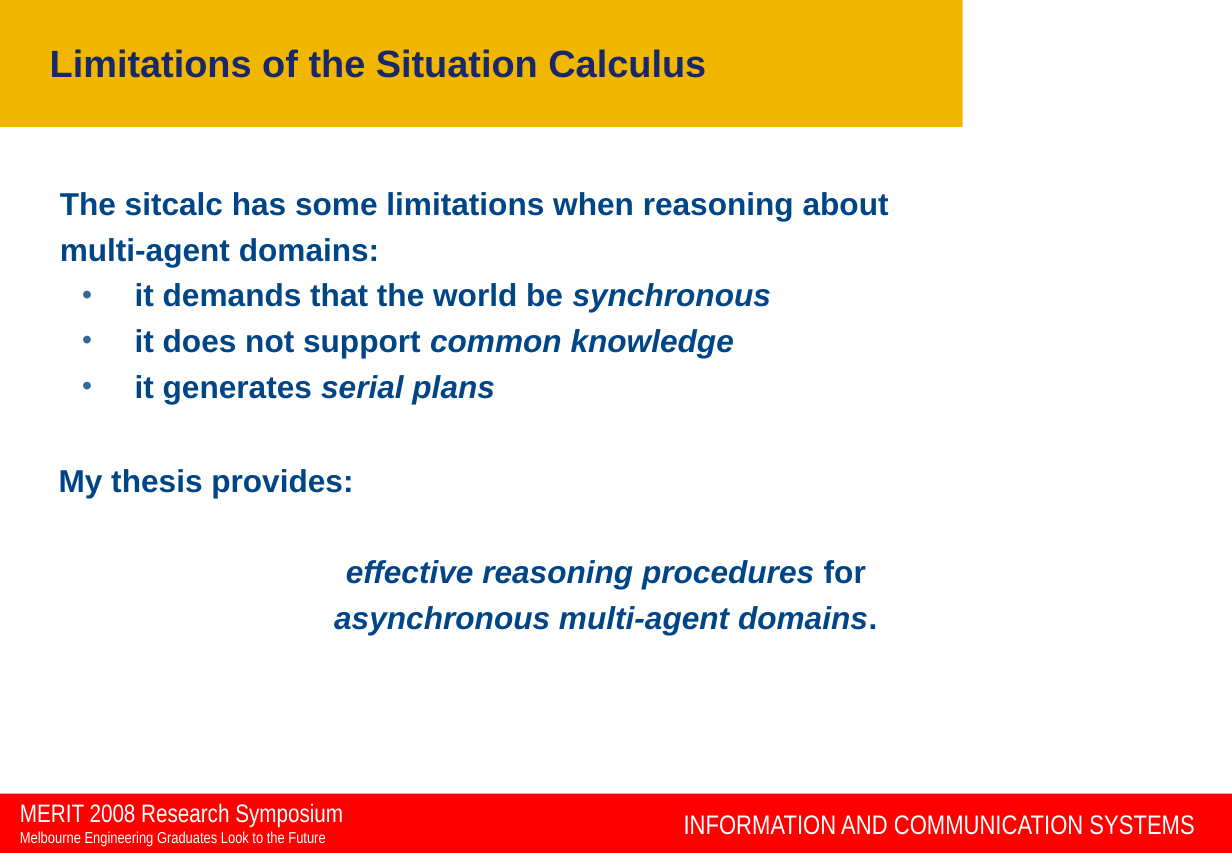
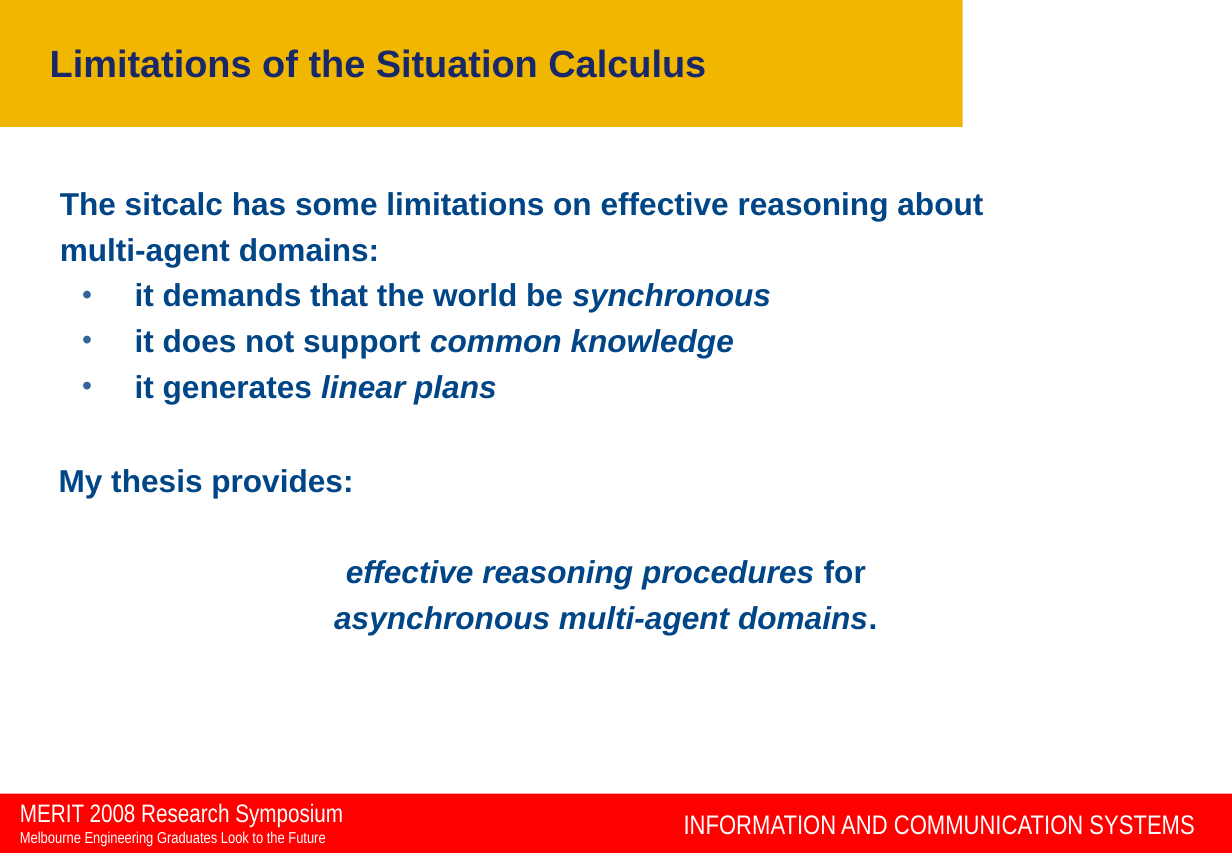
Before and after one commit to rfk/pgrad, a slide deck: slide 6 of talks/MERIT_08/MERIT_rfk.ppt. Drawn at 1232x853 pixels with LibreOffice and Linux fonts; fonts in the diff are those of the drawing; background and template pictures are left out. Boxes give left, top, right and bottom in pixels: in the first picture for what was removed or moved away, otherwise in the second. Text is boxed around its words. In the diff, an @@ line names an element or a change of style, - is before the commit and + after.

```diff
--- a/talks/MERIT_08/MERIT_rfk.ppt
+++ b/talks/MERIT_08/MERIT_rfk.ppt
@@ text at box(60, 192, 983, 221): text changed @@
-The sitcalc has some limitations when reasoning about
+The sitcalc has some limitations on effective reasoning about
@@ text at box(135, 375, 497, 404): text changed @@
-  • it generates serial plans
+  • it generates linear plans
```
Also in this commit, not shown: 4 other slides changed.
